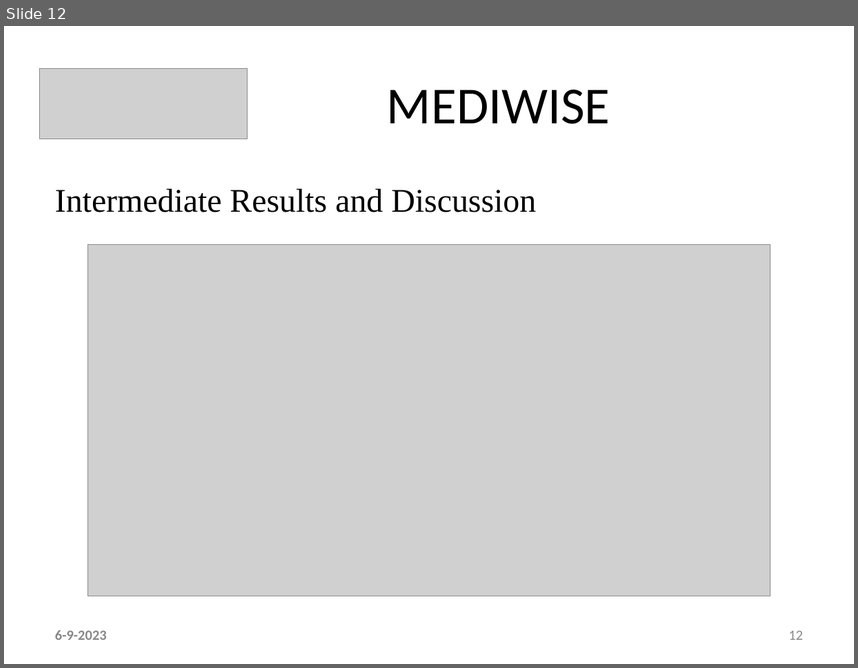
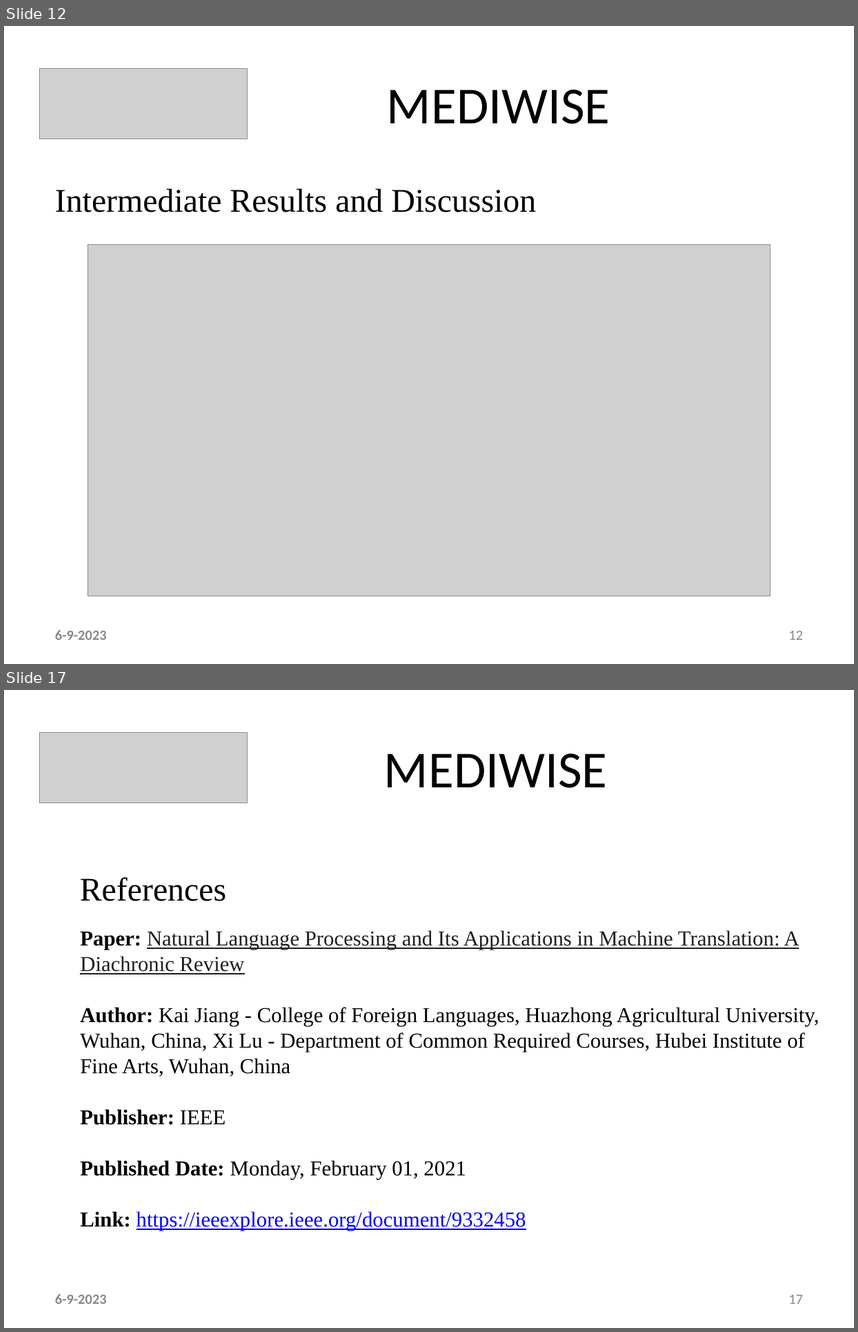
Before and after one commit to ani23-11/MediWise, a slide deck: ppt & references/Main - Ctech PPT Template.pptx. Shown one above the other, each under a label of ours: slide 12 before the commit, slides 12 and 17 after it; the slides between them are not shown. The pictures are 858x668 and 858x1332 pixels, drawn with LibreOffice and Linux fonts; fonts in the diff are those of the drawing; grey boxes stand for pictures. Boxes give left, top, right and bottom in pixels: in the first picture for what was removed or moved away, otherwise in the second. Text is boxed around its words. In the diff, an @@ line names an element or a change of style, - is before the commit and + after.

```diff
--- a/ppt & references/Main - Ctech PPT Template.pptx
+++ b/ppt & references/Main - Ctech PPT Template.pptx
@@ slide 17 added at bbox=[4, 690, 854, 1328], background #FFFFFF @@
@@ picture added at bbox=[40, 733, 248, 803] @@
@@ text added at bbox=[384, 753, 607, 788], 44 pt, text #000000 @@
+MEDIWISE
@@ text added at bbox=[80, 877, 226, 901], 28 pt, text #000000 @@
+  References
@@ text added at bbox=[80, 930, 820, 1230], 18 pt, text #000000 @@
+Paper: Natural Language Processing and Its Applications in Machine Translation: A Diachronic Review
+Author: Kai Jiang - College of Foreign Languages, Huazhong Agricultural University, Wuhan, China, Xi Lu - Department of Common Required Courses, Hubei Institute of Fine Arts, Wuhan, China
+Publisher: IEEE
+Published Date: Monday, February 01, 2021
+Link: https://ieeexplore.ieee.org/document/9332458
@@ text added at bbox=[55, 1294, 107, 1303], 12 pt, text #888888, bold @@
+6-9-2023
@@ page number added at bbox=[789, 1294, 803, 1303], 12 pt, text #888888 @@
+17
```
Also in this commit, not shown: 4 slides changed, 21 other slides added, 2 slides removed, 2 other files.
